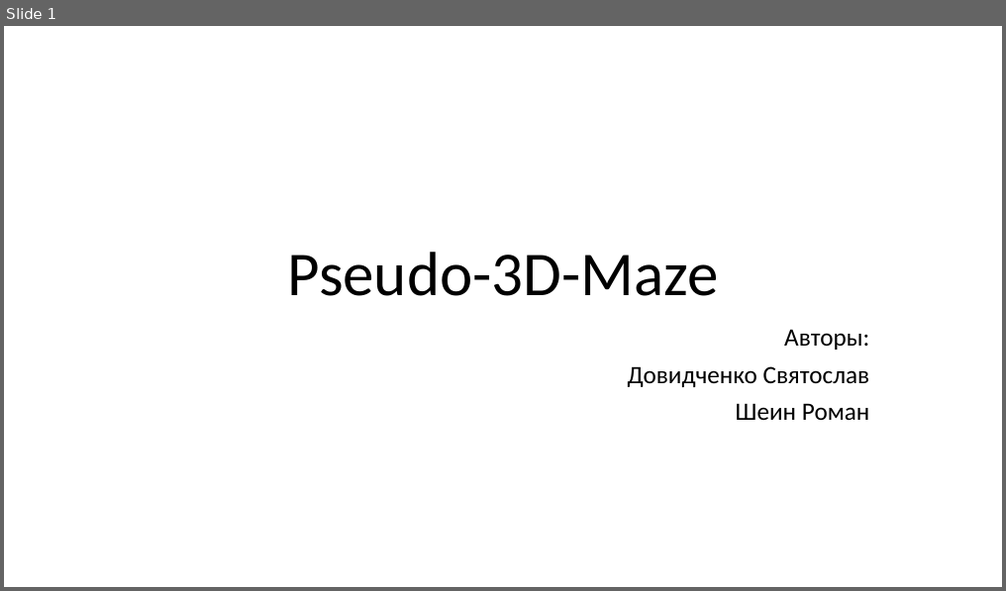
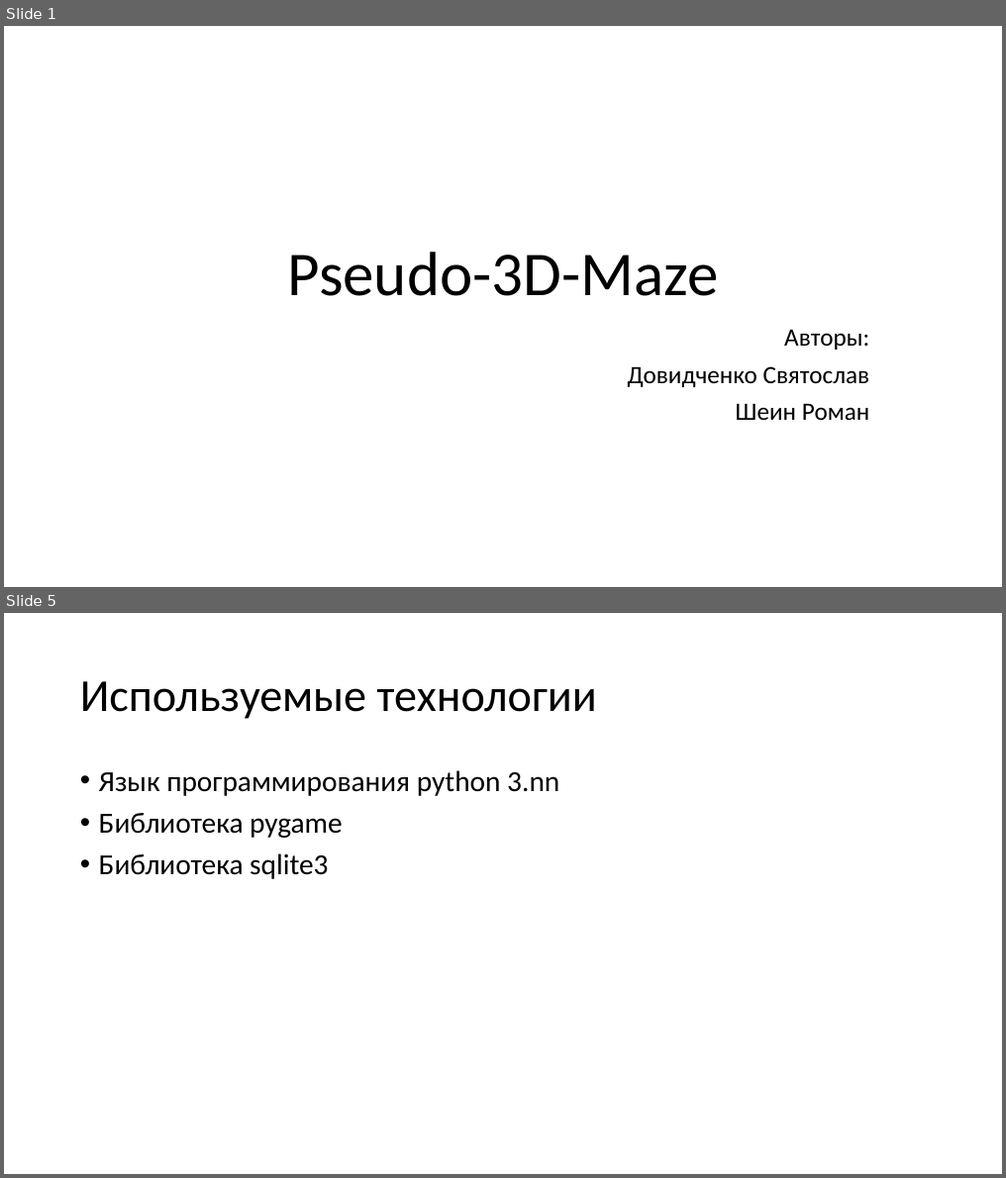
Before and after one commit to DertyuGameDev/Pseudo-3D-Maze-YAL, a slide deck: Pseudo-3D-Maze-YAL.pptx. Shown one above the other, each under a label of ours: slide 1 before the commit, slides 1 and 5 after it; the slides between them are not shown. The pictures are 1006x591 and 1006x1178 pixels, drawn with LibreOffice and Linux fonts; fonts in the diff are those of the drawing. Boxes give left, top, right and bottom in pixels: in the first picture for what was removed or moved away, otherwise in the second. Text is boxed around its words. In the diff, an @@ line names an element or a change of style, - is before the commit and + after.

```diff
--- a/Pseudo-3D-Maze-YAL.pptx
+++ b/Pseudo-3D-Maze-YAL.pptx
@@ slide 5 added at box(4, 613, 1002, 1174), background #FFFFFF @@
@@ title added at box(80, 681, 597, 719), 44 pt, text #000000 @@
+Используемые технологии
@@ text added at box(99, 770, 559, 879), 28 pt, text #000000 @@
+• Язык программирования python 3.nn
+• Библиотека pygame
+• Библиотека sqlite3
```
Also in this commit, not shown: 3 other slides added.
